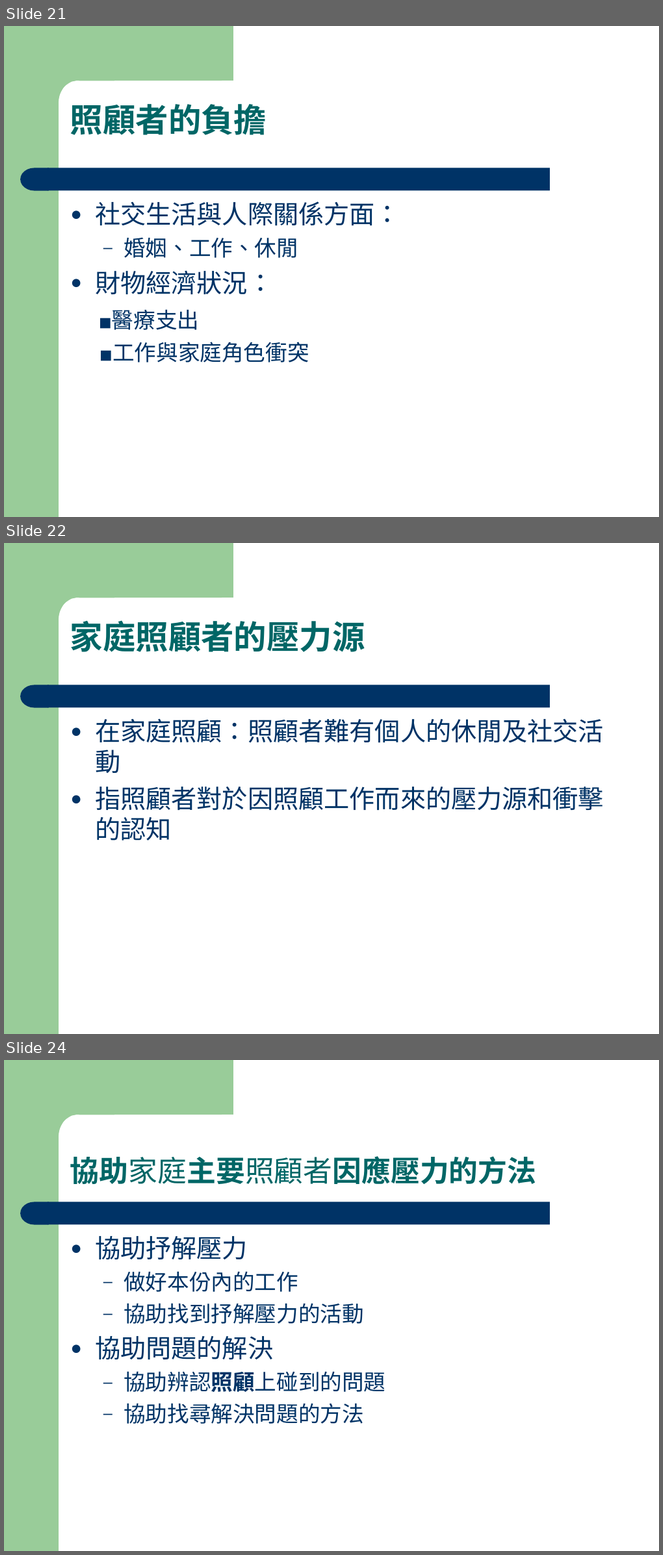
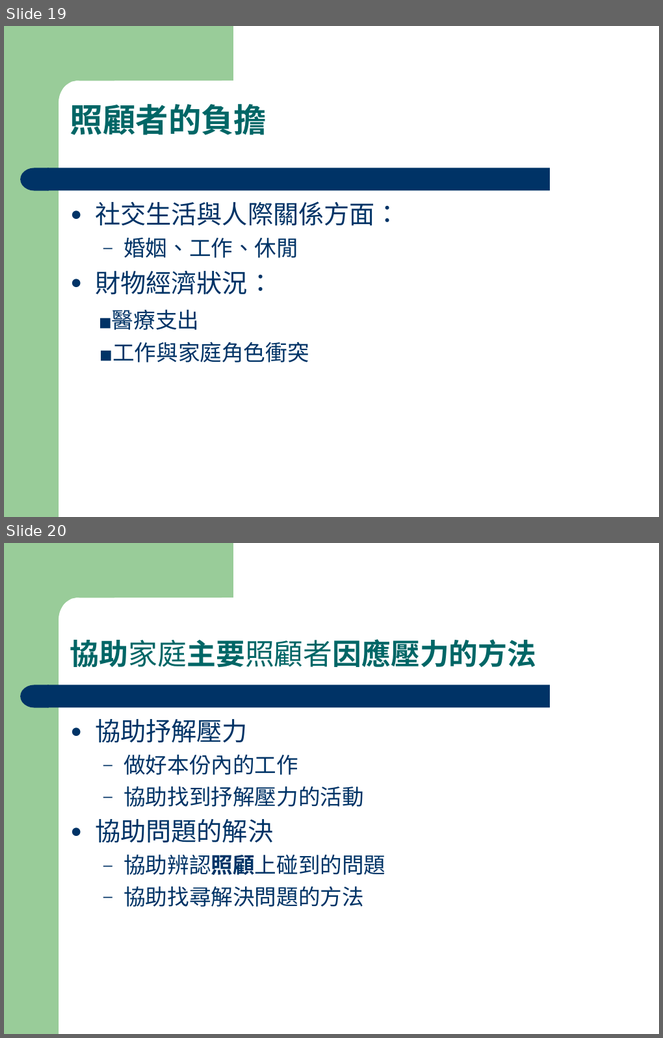
Before and after one commit to fhopecc/fhopecc, a slide deck: public/tutor/home_care.ppt. Shown one above the other, each under a label of ours: slides 21, 22 and 24 before the commit, slides 19 and 20 after it; the slides between them are not shown. The pictures are 663x1555 and 663x1038 pixels, drawn with LibreOffice and Linux fonts; fonts in the diff are those of the drawing. Boxes give left, top, right and bottom in pixels: in the first picture for what was removed or moved away, otherwise in the second. Text is boxed around its words. In the diff, an @@ line names an element or a change of style, - is before the commit and + after.

```diff
--- a/public/tutor/home_care.ppt
+++ b/public/tutor/home_care.ppt
@@ slide 22 removed at box(4, 543, 659, 1034), background #FFFFFF; not listed: 4 template elements that a slide beside it also shows @@
@@ text removed at box(70, 620, 365, 652) @@
-家庭照顧者的壓力源
@@ text removed at box(95, 719, 604, 841) @@
-● 在家庭照顧：照顧者難有個人的休閒及社交活動
-● 指照顧者對於因照顧工作而來的壓力源和衝擊的認知
@@ what was slide 21 is now slide 19 @@
@@ what was slide 24 is now slide 20 @@
```
Also in this commit, not shown: 3 slides changed, 3 other slides removed, 7 other files.
